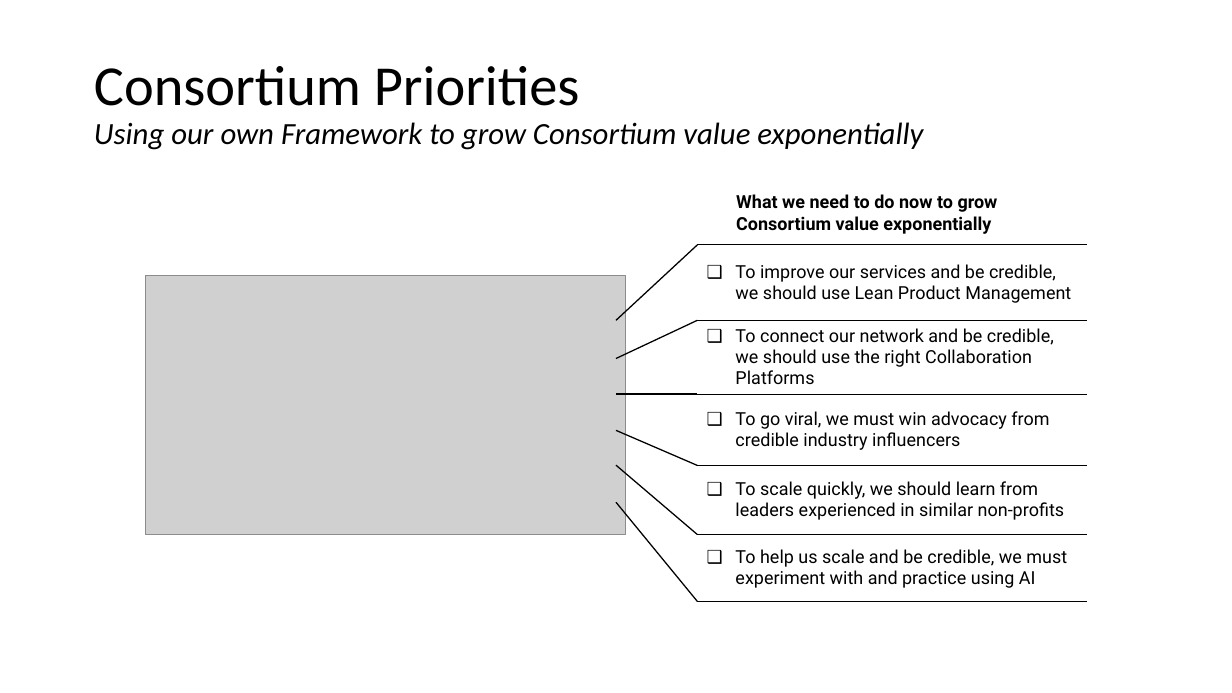
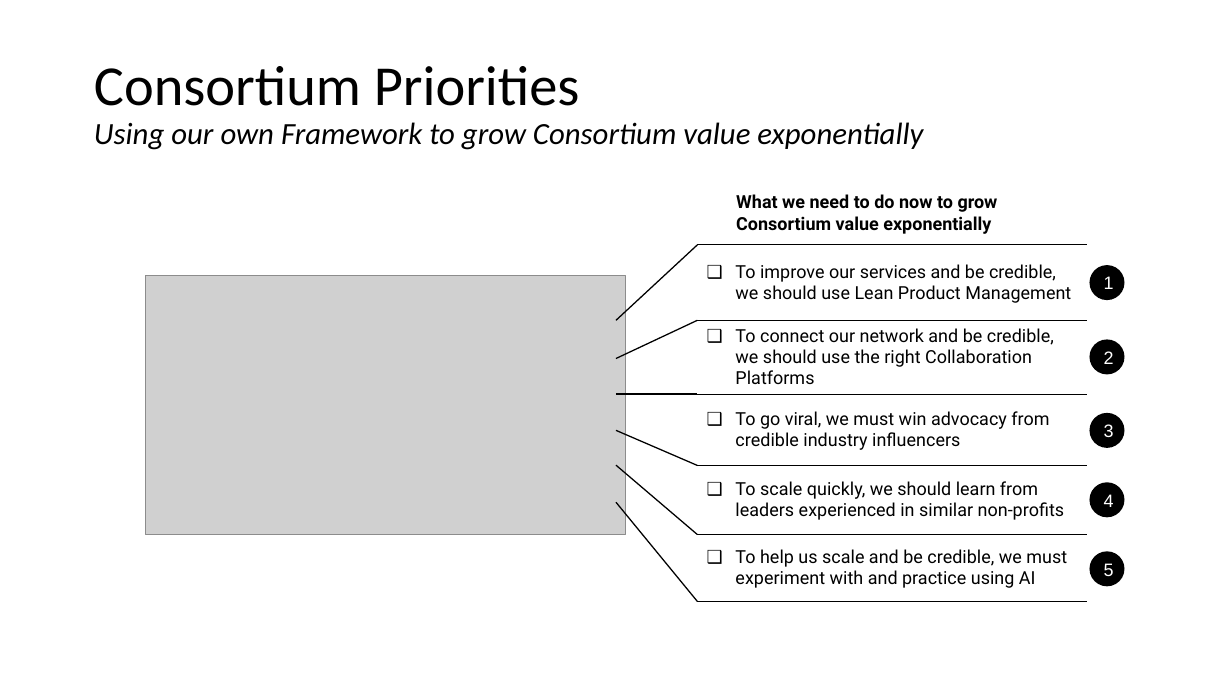
Before and after one commit to AccelRR8-Consortium-NonProfit/Management-Public, a slide deck: slide 14 of docs/1_Integration/1b_Strategy/AccelRR8 Consortium Non-Profit Organization Strategy.pptx. Drawn at 1232x693 pixels with LibreOffice and Linux fonts; fonts in the diff are those of the drawing; grey boxes stand for pictures; background and template pictures are left out. Boxes give left, top, right and bottom in pixels: in the first picture for what was removed or moved away, otherwise in the second. Text is boxed around its words. In the diff, an @@ line names an element or a change of style, - is before the commit and + after.

```diff
--- a/docs/1_Integration/1b_Strategy/AccelRR8 Consortium Non-Profit Organization Strategy.pptx
+++ b/docs/1_Integration/1b_Strategy/AccelRR8 Consortium Non-Profit Organization Strategy.pptx
@@ ellipse added at (x1=1090, y1=265, x2=1125, y2=300), fill #000000, 14 pt, text #FFFFFF @@
+1
@@ ellipse added at (x1=1090, y1=339, x2=1125, y2=374), fill #000000, 14 pt, text #FFFFFF @@
+2
@@ ellipse added at (x1=1090, y1=413, x2=1125, y2=448), fill #000000, 14 pt, text #FFFFFF @@
+3
@@ ellipse added at (x1=1090, y1=482, x2=1125, y2=518), fill #000000, 14 pt, text #FFFFFF @@
+4
@@ ellipse added at (x1=1090, y1=552, x2=1125, y2=587), fill #000000, 14 pt, text #FFFFFF @@
+5
```
Also in this commit, not shown: 6 other files.
